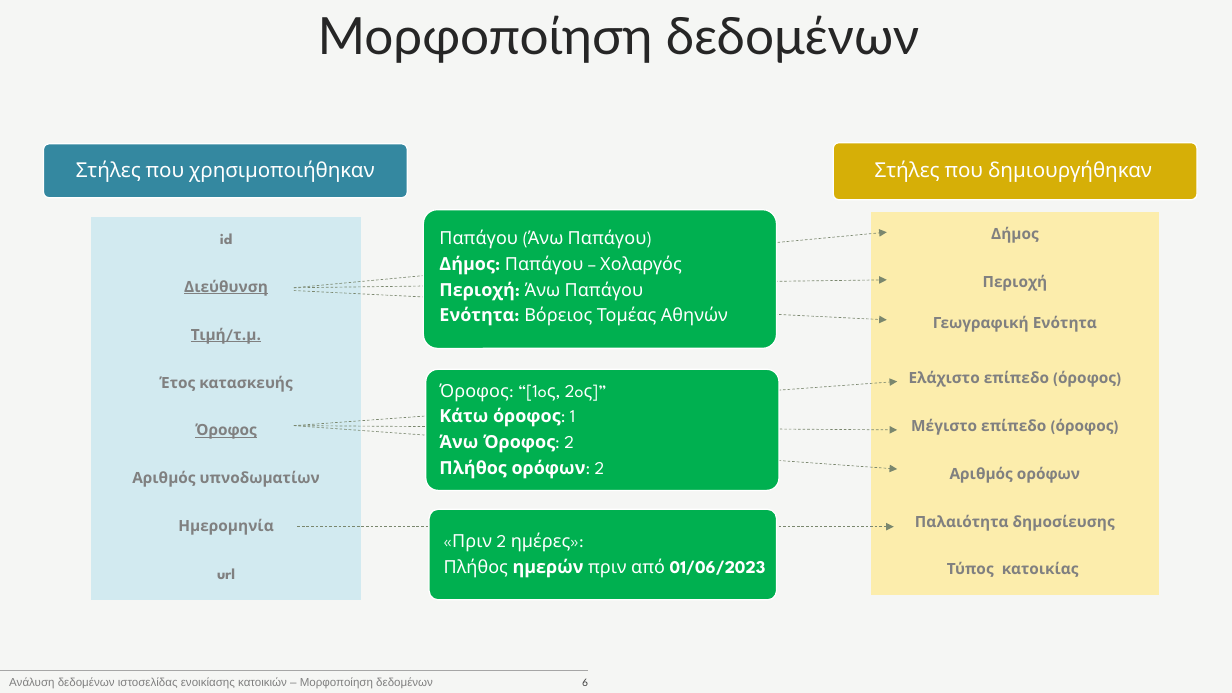
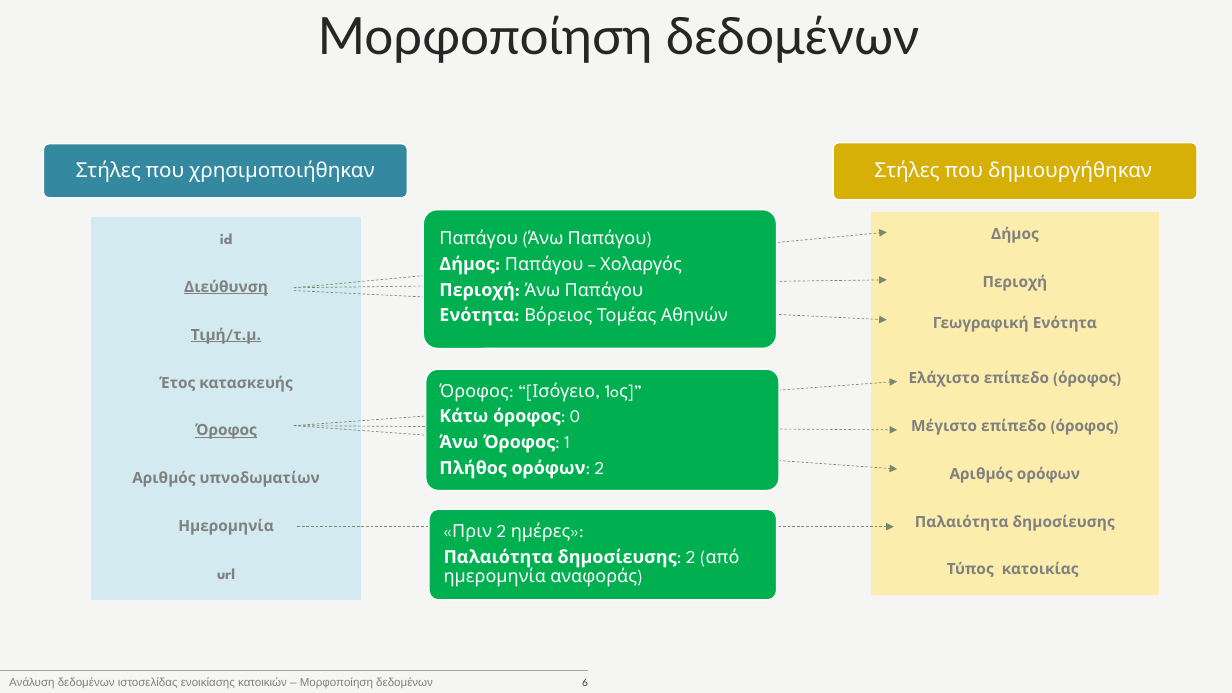
Before and after one commit to GerasimosPanagiotakopoulos/real-estate, a slide deck: slide 6 of presentation.pptx. Drawn at 1232x693 pixels with LibreOffice and Linux fonts; fonts in the diff are those of the drawing. Boxes give left, top, right and bottom in pixels: in the first picture for what was removed or moved away, otherwise in the second. Text is boxed around its words. In the diff, an @@ line names an element or a change of style, - is before the commit and + after.

```diff
--- a/presentation.pptx
+++ b/presentation.pptx
@@ text at box(439, 382, 595, 453): text changed @@
-Όροφος: “[1oς, 2oς]”
-Κάτω όροφος: 1
-Άνω Όροφος: 2
+Όροφος: “[Ισόγειο, 1oς]”
+Κάτω όροφος: 0
+Άνω Όροφος: 1
@@ text at box(444, 548, 740, 587): text changed; bold off @@
-Πλήθος ημερών πριν από 01/06/2023
+Παλαιότητα δημοσίευσης: 2 (από ημερομηνία αναφοράς)
```
Also in this commit, not shown: 3 other slides changed, 2 other files.
